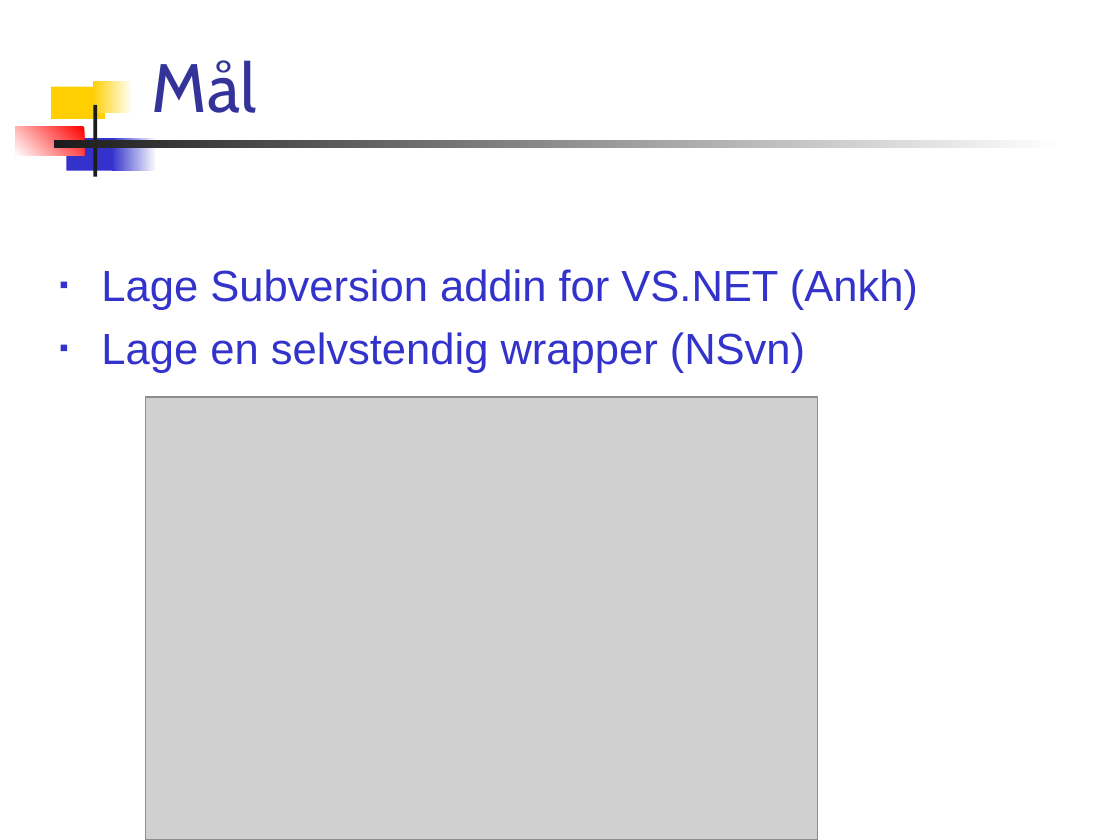
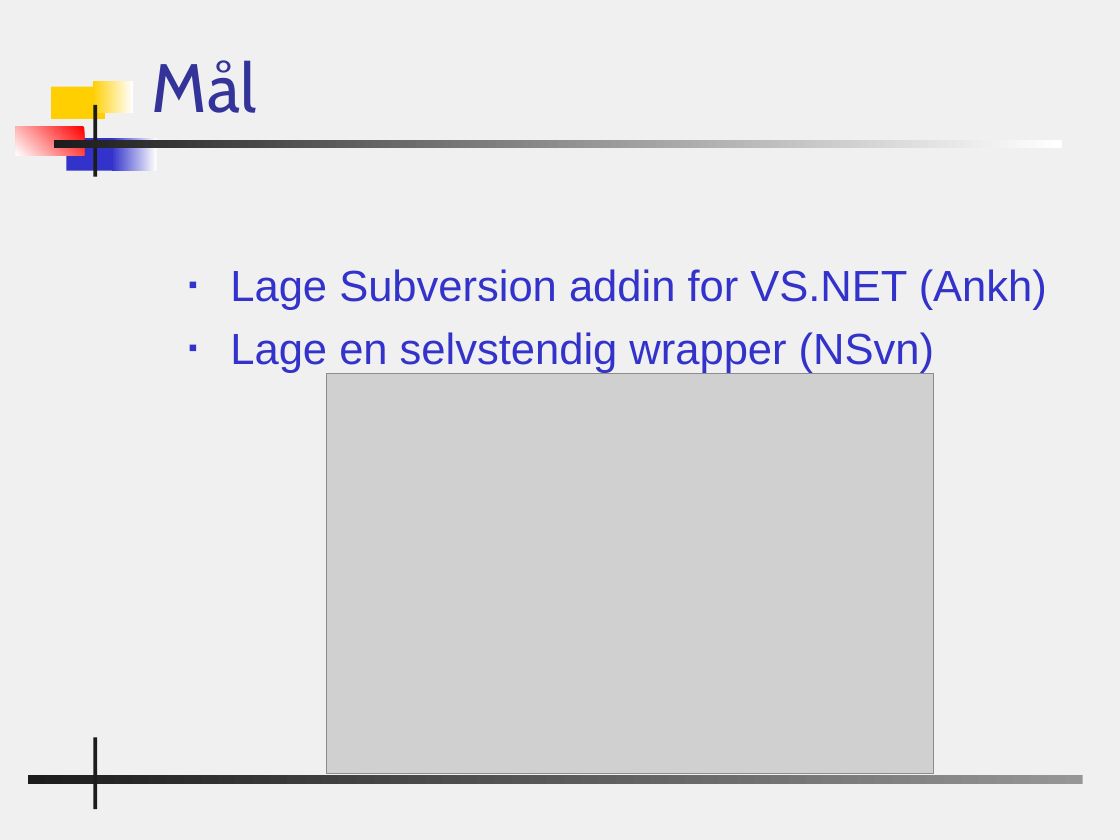
Before and after one commit to PhilJollans/AnkhSVN2019, a slide deck: slide 8 of doc/powerpoint/Subversion_addin_for_VS.NET.ppt. Drawn at 1120x840 pixels with LibreOffice and Linux fonts; fonts in the diff are those of the drawing; grey boxes stand for pictures; background and template pictures are left out. Boxes give left, top, right and bottom in pixels: in the first picture for what was removed or moved away, otherwise in the second. Text is boxed around its words. In the diff, an @@ line names an element or a change of style, - is before the commit and + after.

Commit message:
Changed bg and some text.

```diff
--- a/doc/powerpoint/Subversion_addin_for_VS.NET.ppt
+++ b/doc/powerpoint/Subversion_addin_for_VS.NET.ppt
@@ background #FFFFFF to #F0F0F0 @@
@@ text "Lage Subversion addin for VS.NET ...": place and size @@
-text "Lage Subversion addin for VS.NET ..." at [101, 269, 918, 373]
+text "Lage Subversion addin for VS.NET ..." at [230, 269, 1047, 373]
@@ picture: place and size @@
-picture at [146, 398, 818, 840]
+picture at [327, 373, 934, 773]
@@ rectangle added at [93, 737, 96, 809], fill #1C1C1C @@
@@ rectangle added at [28, 775, 1083, 784], fill gradient #969696 to #1C1C1C @@
```
Also in this commit, not shown: 21 other slides changed, 2 slides added, 1 slide removed.
